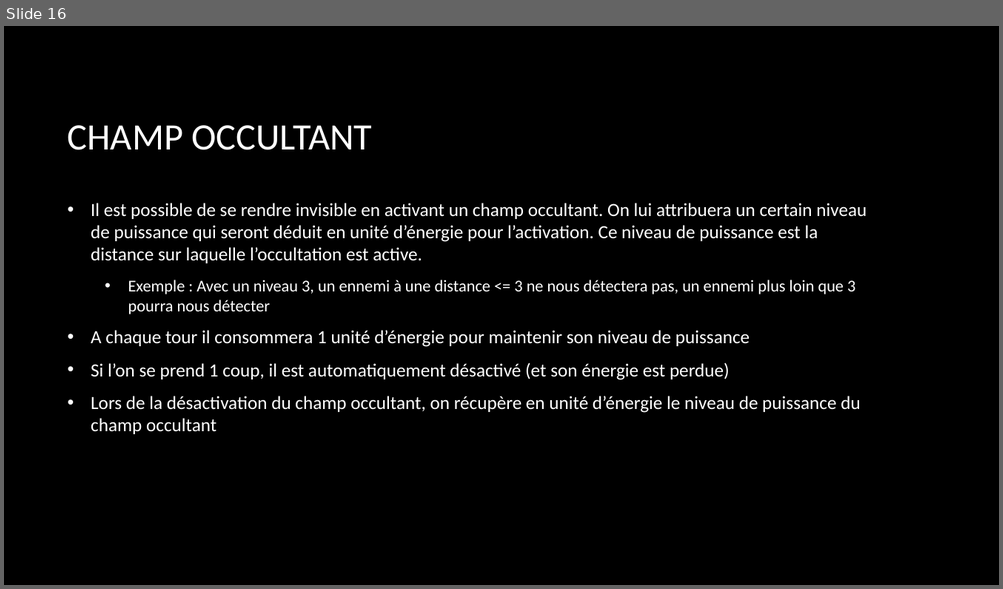
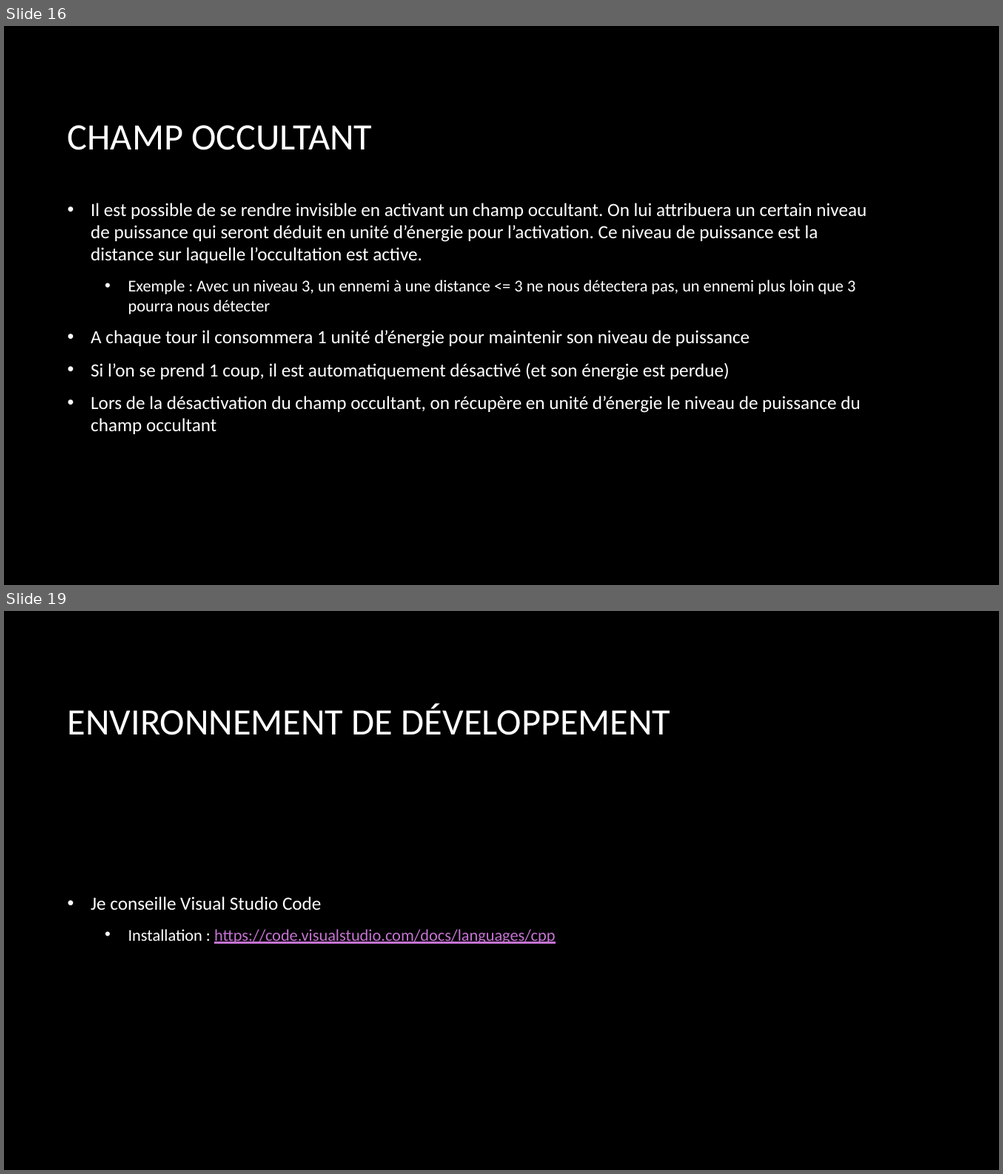
Before and after one commit to BorisFR/BattleIA, a slide deck: Battle IA.pptx. Shown one above the other, each under a label of ours: slide 16 before the commit, slides 16 and 19 after it; the slides between them are not shown. The pictures are 1003x589 and 1003x1174 pixels, drawn with LibreOffice and Linux fonts; fonts in the diff are those of the drawing; background and template pictures are left out. Boxes give left, top, right and bottom in pixels: in the first picture for what was removed or moved away, otherwise in the second. Text is boxed around its words. In the diff, an @@ line names an element or a change of style, - is before the commit and + after.

```diff
--- a/Battle IA.pptx
+++ b/Battle IA.pptx
@@ slide 19 added at (4,611,999,1170), background picture (left out) @@
@@ title added at (68,704,670,735), 36 pt, text #FFFFFF @@
+ENVIRONNEMENT DE DÉVELOPPEMENT
@@ text added at (91,897,555,944), 16 pt, text #C573D2, underline @@
+• Je conseille Visual Studio Code
+  • Installation : https://code.visualstudio.com/docs/languages/cpp
```
Also in this commit, not shown: 13 slides changed, 1 other slide added, 16 other files.
